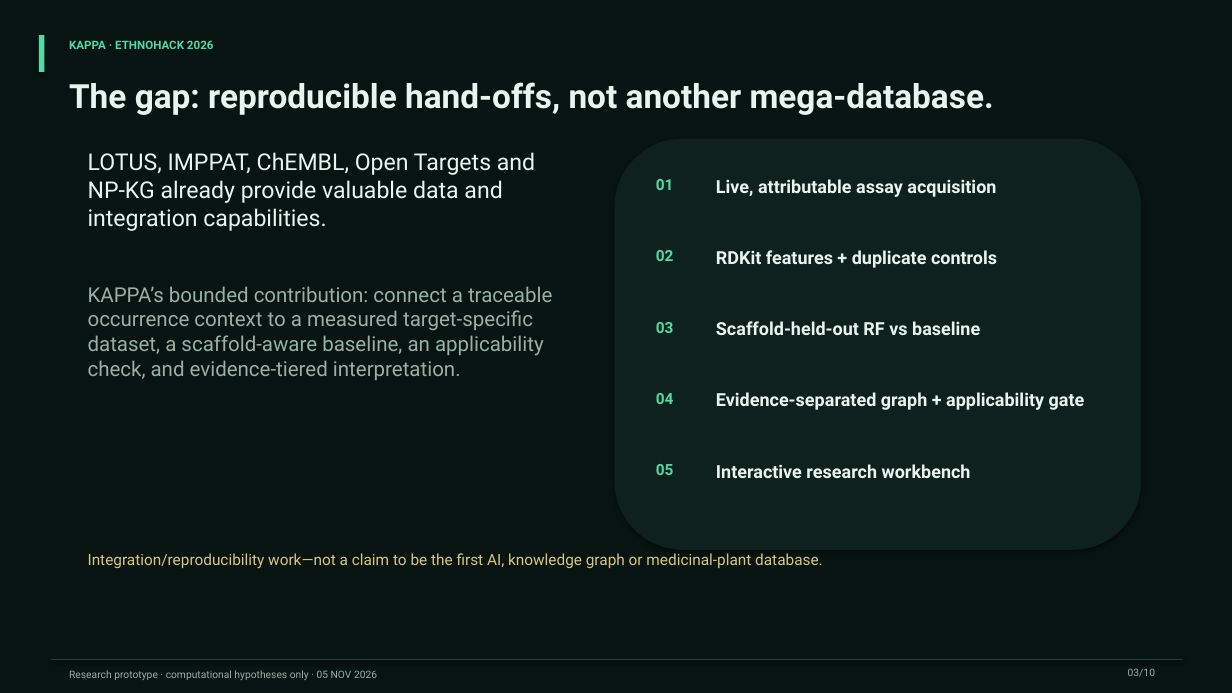
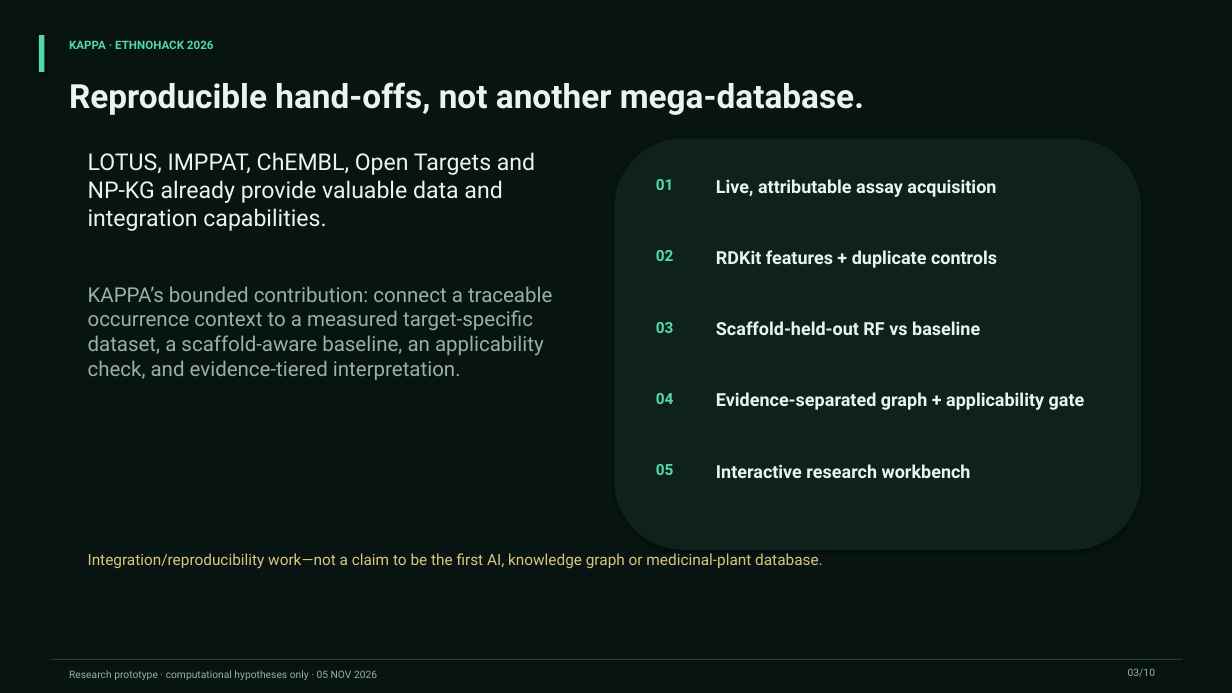
Before and after one commit to AdemolaTolulope/kappa-ethnohack2026, a slide deck: slide 3 of presentation/KAPPA_pitch_deck.pptx. Drawn at 1232x693 pixels with LibreOffice and Linux fonts; fonts in the diff are those of the drawing. Boxes give left, top, right and bottom in pixels: in the first picture for what was removed or moved away, otherwise in the second. Text is boxed around its words. In the diff, an @@ line names an element or a change of style, - is before the commit and + after.

```diff
--- a/presentation/KAPPA_pitch_deck.pptx
+++ b/presentation/KAPPA_pitch_deck.pptx
@@ text at <box>69,82,864,115</box>: text changed @@
-The gap: reproducible hand-offs, not another mega-database.
+Reproducible hand-offs, not another mega-database.
```
Also in this commit, not shown: 3 other slides changed, 18 other files.
